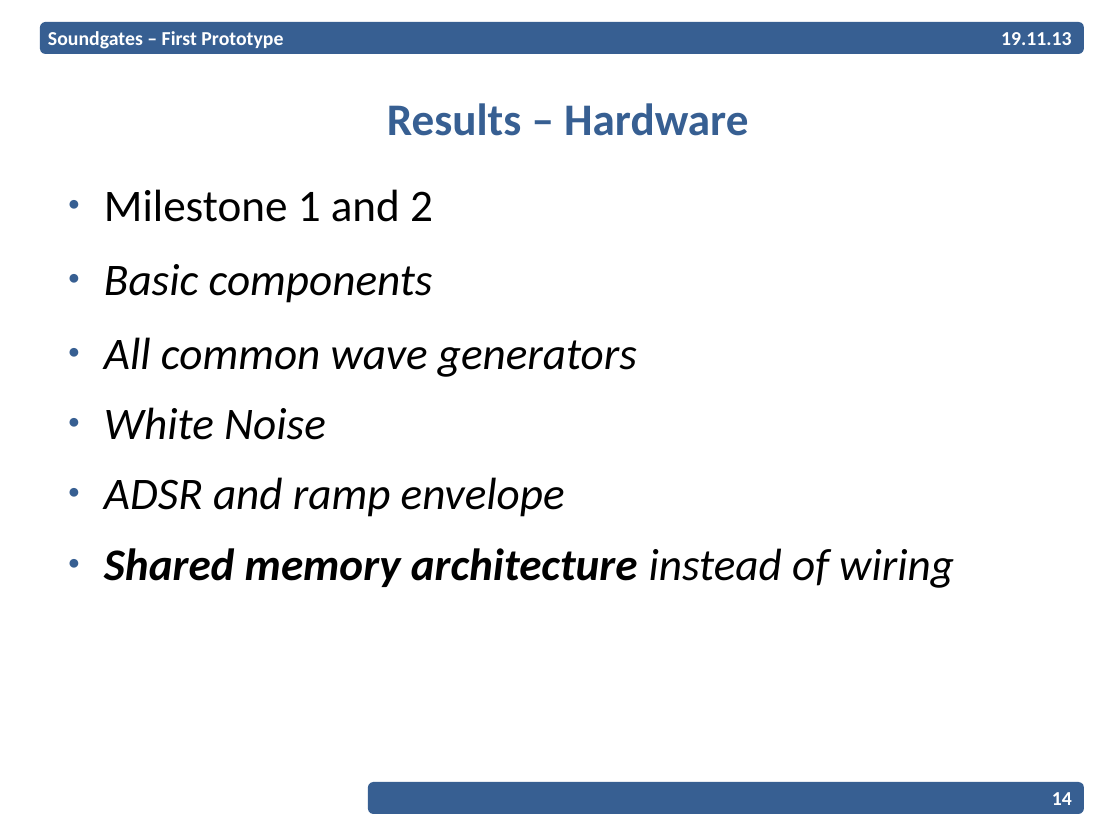
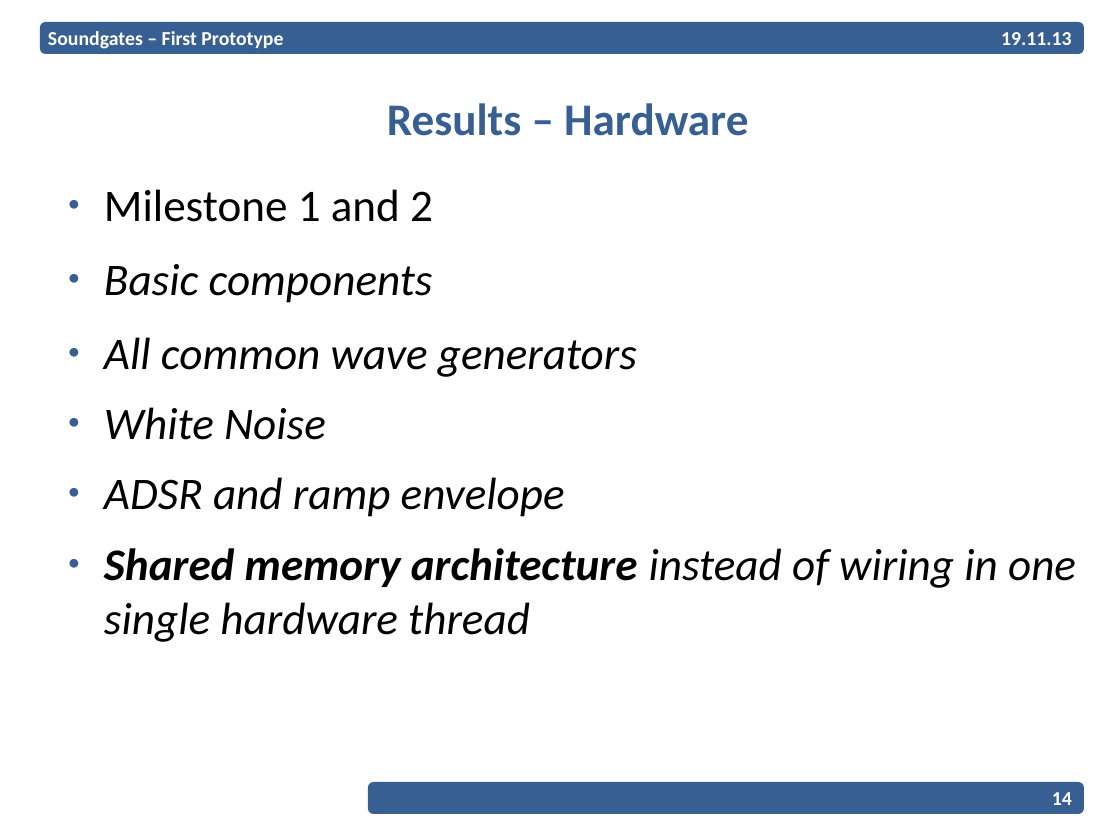
Before and after one commit to EPiCS/soundgates, a slide deck: slide 14 of documents/milestone1-2-presentation/Presentation.odp. Drawn at 1120x840 pixels with LibreOffice and Linux fonts; fonts in the diff are those of the drawing; background and template pictures are left out. Boxes give left, top, right and bottom in pixels: in the first picture for what was removed or moved away, otherwise in the second. Text is boxed around its words. In the diff, an @@ line names an element or a change of style, - is before the commit and + after.

Commit message:
added hardware thread state machine to prototype presentation

```diff
--- a/documents/milestone1-2-presentation/Presentation.odp
+++ b/documents/milestone1-2-presentation/Presentation.odp
@@ text at [104, 548, 1076, 642]: text changed; bold off @@
-● Shared memory architecture instead of wiring
+● Shared memory architecture instead of wiring in one single hardware thread
```
Also in this commit, not shown: 7 other slides changed, 6 slides added.
